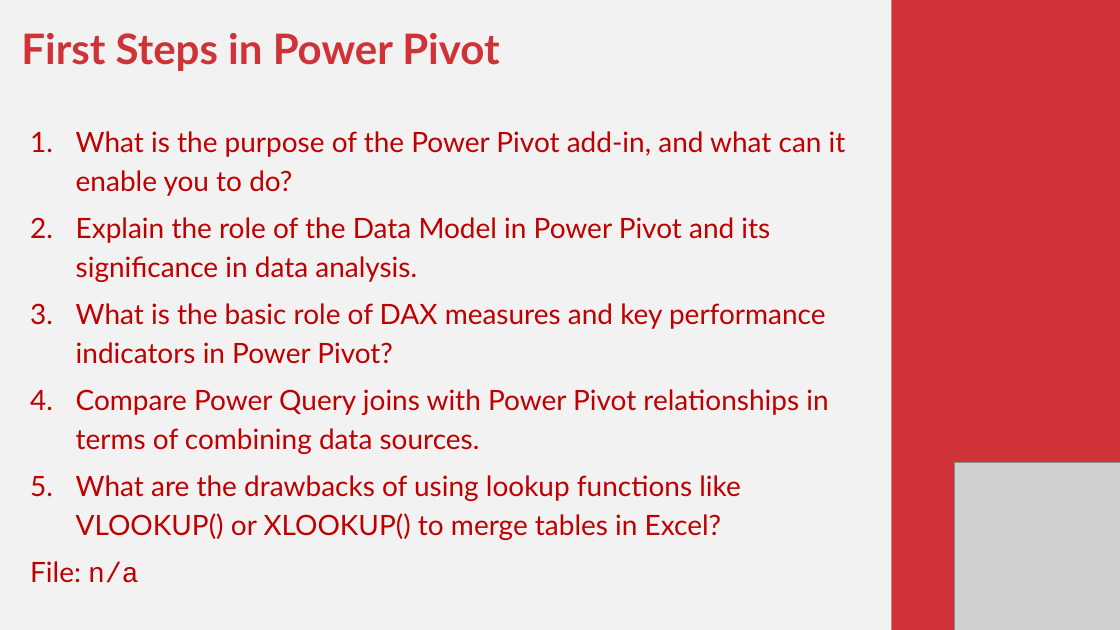
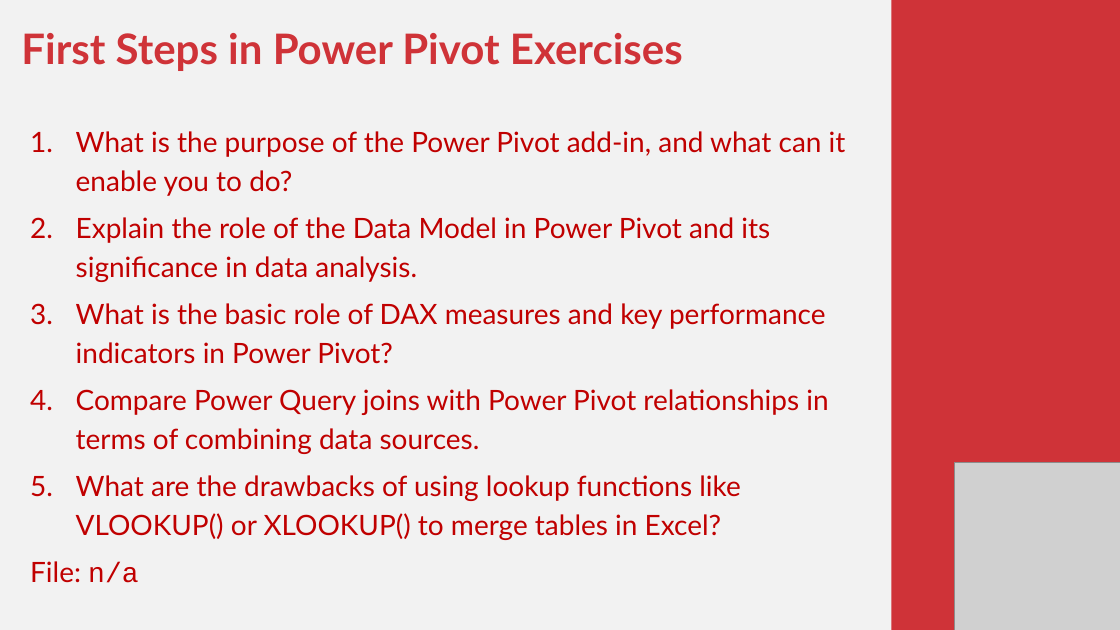
Before and after one commit to stringfestdata/modern-analytics-excel-book, a slide deck: slide 6 of exercises/mdae-exercises-by-chapter.pptx (slide 5 before the commit). Drawn at 1120x630 pixels with LibreOffice and Linux fonts; fonts in the diff are those of the drawing; grey boxes stand for pictures. Boxes give left, top, right and bottom in pixels: in the first picture for what was removed or moved away, otherwise in the second. Text is boxed around its words. In the diff, an @@ line names an element or a change of style, - is before the commit and + after.

```diff
--- a/exercises/mdae-exercises-by-chapter.pptx
+++ b/exercises/mdae-exercises-by-chapter.pptx
@@ text at (21,33,683,71): text changed @@
-First Steps in Power Pivot
+First Steps in Power Pivot Exercises
```
Also in this commit, not shown: 9 other slides changed, 1 slide added.
